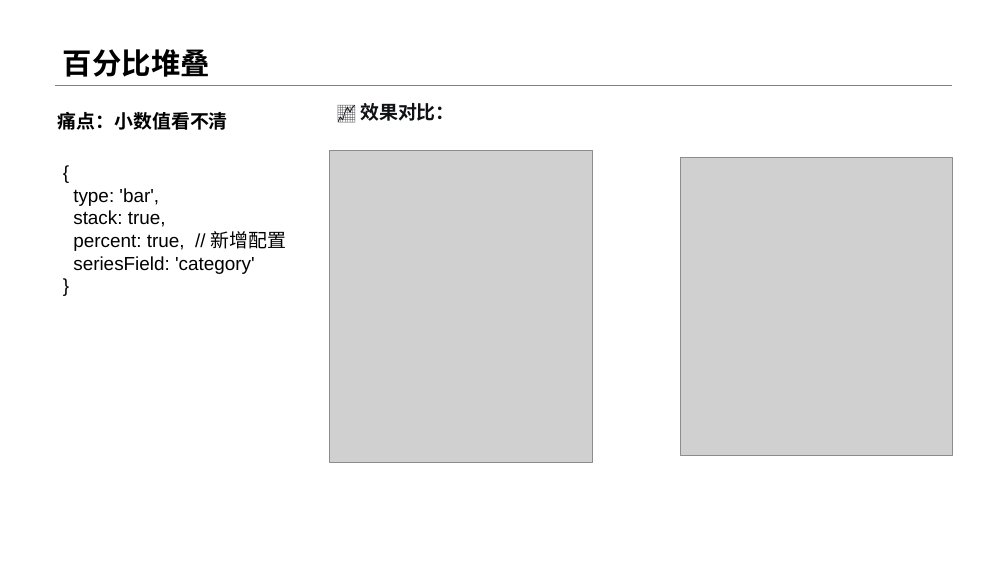
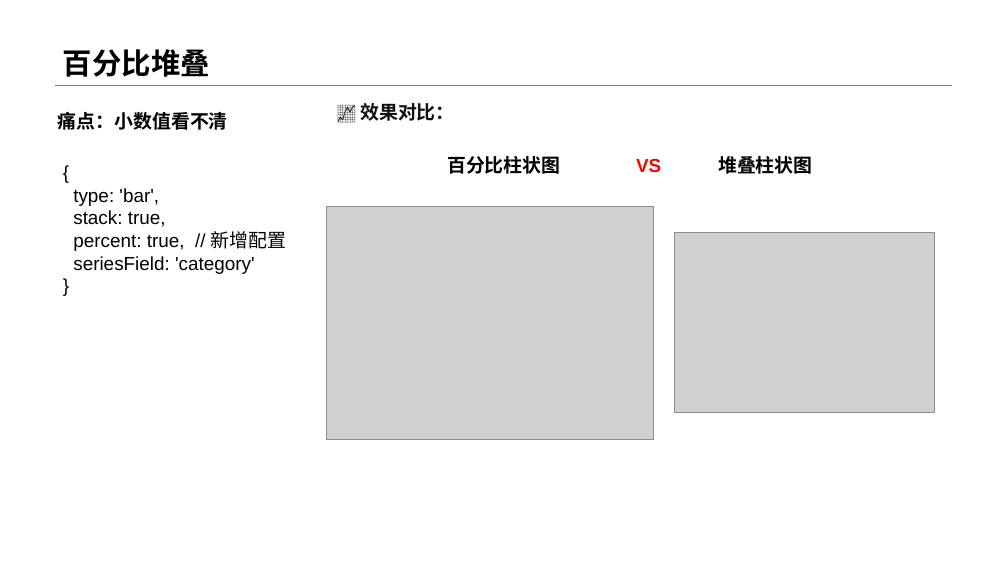
Before and after one commit to menglin1997/vchartCourse, a slide deck: slide 6 of code/Chapter 3 - Vchart Type/20-BarAdvanced/20-BarAdvanced.pptx. Drawn at 1008x567 pixels with LibreOffice and Linux fonts; fonts in the diff are those of the drawing; grey boxes stand for pictures. Boxes give left, top, right and bottom in pixels: in the first picture for what was removed or moved away, otherwise in the second. Text is boxed around its words. In the diff, an @@ line names an element or a change of style, - is before the commit and + after.

```diff
--- a/code/Chapter 3 - Vchart Type/20-BarAdvanced/20-BarAdvanced.pptx
+++ b/code/Chapter 3 - Vchart Type/20-BarAdvanced/20-BarAdvanced.pptx
@@ text added at (447, 156, 560, 174), 18 pt, text #000000, bold @@
+百分比柱状图
@@ text added at (636, 158, 661, 173), 18 pt, text #FF0000, bold @@
+VS
@@ text added at (718, 156, 812, 174), 18 pt, text #000000, bold @@
+堆叠柱状图
@@ picture: place and size @@
-picture at (330, 150, 592, 463)
+picture at (327, 206, 653, 439)
@@ picture: place and size @@
-picture at (681, 157, 953, 456)
+picture at (675, 233, 935, 413)
```
Also in this commit, not shown: 3 other slides changed, 1 slide removed, 7 other files.
